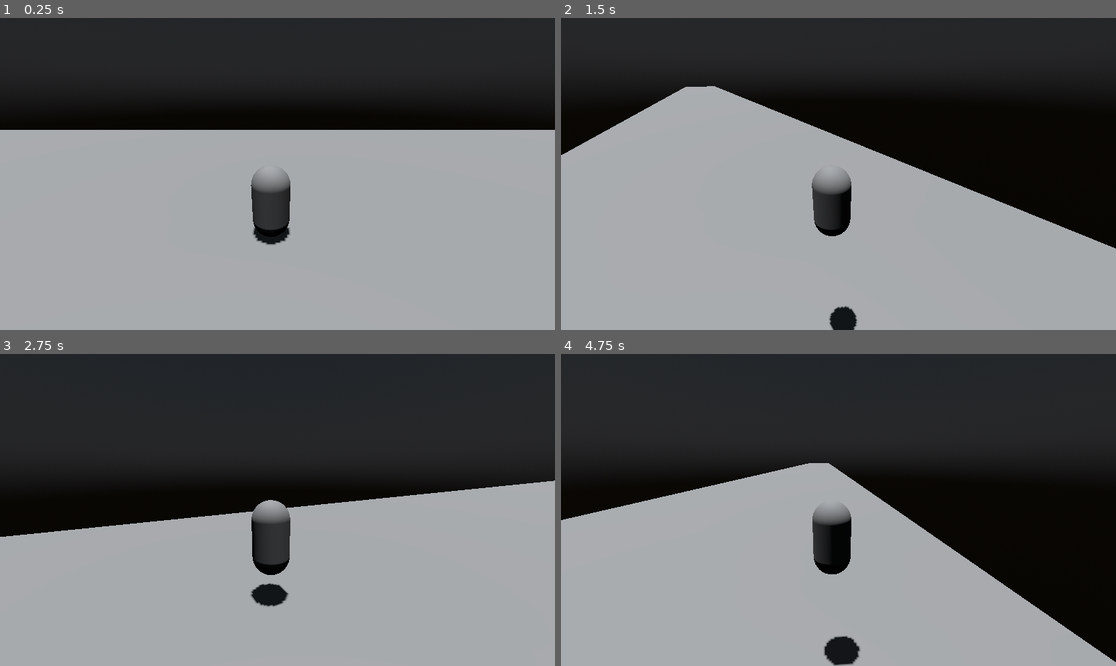
Above: before the commit, frames 1-4 (two rows, left to right).
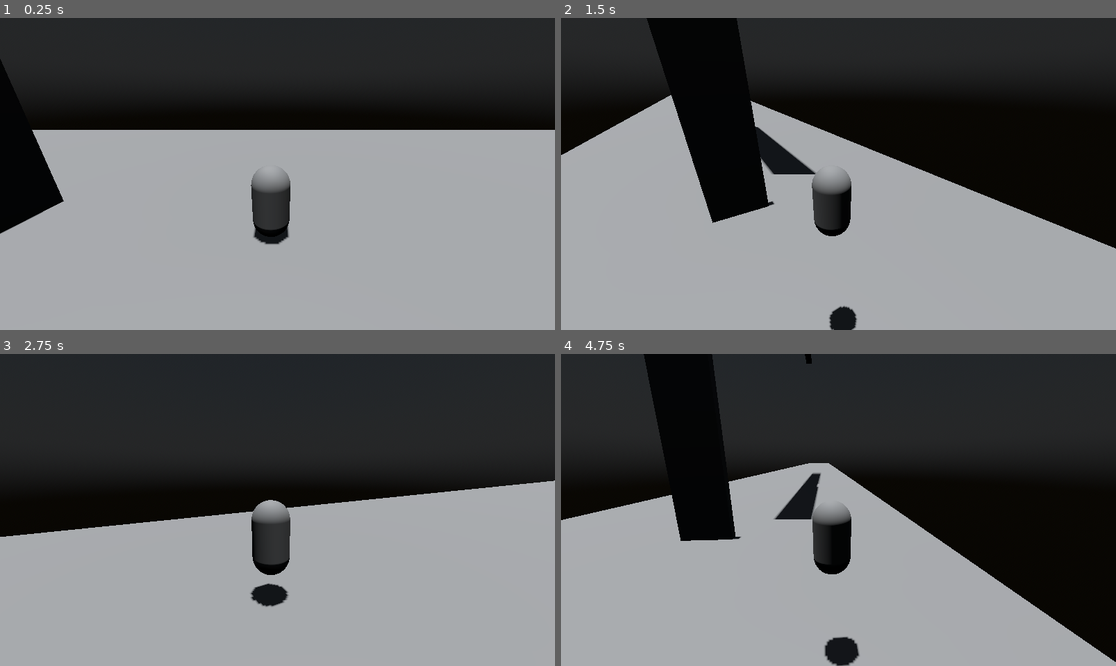
Above: after the commit, the same moments.

Repository: froguish/pizza-tower-3d
Game: Godot game, scene res://world.tscn
Same seed, same stepped clock (60 frames per second), same inputs: the game is played once before the commit and once after it.
Inputs (mouse positions are in pixels of both pictures, inside the frame that each line leads up to):
- Up to frame 1 (0.25 s): no input
- Up to frame 2 (1.5 s): tap Enter at 0.5 s; move the mouse to (866, 174) at 0.52 s; hold Shift (run) 0.53-1.28 s; hold W (move_up) from 0.53 s (still down); tap Space (jump) at 0.77, 0.8, 1.07, 1.35 s; move the mouse to (810, 174) at 1.27 s
- Up to frame 3 (2.75 s): keep holding W (move_up); tap Space (jump) at 1.52, 1.82, 2.3 s; tap Shift (run) at 1.55 s; move the mouse to (288, 503) at 2.02 s; hold Shift (run) from 2.03 s (still down)
- Up to frame 4 (4.75 s): keep holding W (move_up); move the mouse to (832, 516) at 2.77 s; release Shift (run) at 2.78 s; tap Shift (run) at 2.85, 4.35 s; tap Space (jump) at 3.02, 3.32, 3.6, 3.77, 4.07, 4.52 s; move the mouse to (877, 513) at 3.52 s; move the mouse to (794, 506) at 4.27 s

The runs differ from the first frame. In frame 1, 2.8% of the frame differs, in the area x 0-53%, y 13-73%; in frame 2, 8.8%, in the area x 15-97%, y 0-100%; in frame 3, less than 0.1%; in frame 4, 6.4%.

Commit message:
Add files via upload

Diff:
--- a/Air.gd
+++ b/Air.gd
@@ -17,7 +17,7 @@
 		if !player.buffer.is_stopped():
 			player.velocity.y = player.JUMP_VELOCITY
 			player.buffer.stop()
-		elif player.get_input_direction() == Vector2.ZERO:
+		elif Vector2(player.velocity.x, player.velocity.z) == Vector2.ZERO:
 			state_machine.transition_to("Idle")
 		elif player.mach == 2:
 			state_machine.transition_to("Mach2")
@@ -32,3 +32,6 @@
 			player.velocity.y = player.JUMP_VELOCITY
 		else:
 			player.buffer.start()
+	elif player.is_on_wall_only() and (player.mach > 0 or wasMach1):
+		wasMach1 = false
+		state_machine.transition_to("WallRun")
--- a/Mach1.gd
+++ b/Mach1.gd
@@ -17,7 +17,7 @@
 		state_machine.transition_to("Air", {do_jump = true})
 	elif !Input.is_action_pressed("run"):
 		state_machine.transition_to("Walk")
-	elif player.get_input_direction() == Vector2.ZERO:
+	elif Vector2(player.velocity.x, player.velocity.z) == Vector2.ZERO:
 		state_machine.transition_to("Idle")
 	elif player.Mach2.is_stopped():
 		state_machine.transition_to("Mach2")
--- a/Mach2.gd
+++ b/Mach2.gd
@@ -17,7 +17,7 @@
 		state_machine.transition_to("Air", {do_jump = true})
 	elif !Input.is_action_pressed("run"):
 		state_machine.transition_to("Walk")
-	elif player.get_input_direction() == Vector2.ZERO:
+	elif Vector2(player.velocity.x, player.velocity.z) == Vector2.ZERO:
 		state_machine.transition_to("Idle")
 	elif player.Mach3.is_stopped():
 		state_machine.transition_to("Mach3")
--- a/Mach3.gd
+++ b/Mach3.gd
@@ -16,5 +16,5 @@
 		state_machine.transition_to("Air", {do_jump = true})
 	elif !Input.is_action_pressed("run"):
 		state_machine.transition_to("Walk")
-	elif player.get_input_direction() == Vector2.ZERO:
+	elif Vector2(player.velocity.x, player.velocity.z) == Vector2.ZERO:
 		state_machine.transition_to("Idle")
--- a/Walk.gd
+++ b/Walk.gd
@@ -14,7 +14,7 @@
 
 	if Input.is_action_just_pressed("jump"):
 		state_machine.transition_to("Air", {do_jump = true})
-	elif player.get_input_direction() == Vector2.ZERO:
+	elif Vector2(player.velocity.x, player.velocity.z) == Vector2.ZERO:
 		state_machine.transition_to("Idle")
 	elif Input.is_action_just_pressed("run"):
 		state_machine.transition_to("Mach1")
--- /dev/null
+++ b/WallJump.gd
@@ -0,0 +1,22 @@
+extends PlayerState
+
+func enter(msg := {}) -> void:
+	player.velocity.y = player.JUMP_VELOCITY
+	player.move_and_slide()
+
+func physics_update(delta: float) -> void:
+	player.velocity.x = -player.direction.x * player.SPEED
+	player.velocity.z = -player.direction.z * player.SPEED
+	player.velocity.y -= player.gravity * delta
+	player.move_and_slide()
+
+	if player.is_on_floor():
+		match (player.mach):
+			0:
+				state_machine.transition_to("Walk")
+			1:
+				state_machine.transition_to("Mach1")
+			2:
+				state_machine.transition_to("Mach2")
+			3:
+				state_machine.transition_to("Mach3")
--- /dev/null
+++ b/WallRun.gd
@@ -0,0 +1,25 @@
+extends PlayerState
+
+func physics_update(delta: float) -> void:
+	player.move(delta)
+	player.wallrun()
+
+	if !player.is_on_wall_only():
+		player.velocity.y = 0
+		match (player.mach):
+			0:
+				state_machine.transition_to("Walk")
+			1:
+				state_machine.transition_to("Mach1")
+			2:
+				state_machine.transition_to("Mach2")
+			3:
+				state_machine.transition_to("Mach3")
+	elif Input.is_action_just_pressed("jump"):
+		state_machine.transition_to("WallJump")
+	elif Vector2(player.velocity.x, player.velocity.z) == Vector2.ZERO:
+		state_machine.transition_to("Air")
+	elif !Input.is_action_pressed("run"):
+		player.velocity = Vector3.ZERO
+		player.mach = 0
+		state_machine.transition_to("Air")
--- a/player.gd
+++ b/player.gd
@@ -12,7 +12,7 @@
 var input_dir
 var direction
 
-var mach
+var mach = 0
 
 # Get the gravity from the project settings to be synced with RigidBody nodes.
 var gravity = ProjectSettings.get_setting("physics/3d/default_gravity")
@@ -22,6 +22,7 @@
 @onready var buffer = $buffer
 @onready var Mach2 = $Mach2
 @onready var Mach3 = $Mach3
+@onready var checkWall = $checkWall
 
 func _ready():
 	Input.mouse_mode = 2
@@ -69,10 +70,16 @@
 
 	velocity.y -= gravity * delta
 
-	#if mach == 1:
-	#	velocity.x = clamp(velocity.x, -direction.x * MAX_SPEED, direction.x * MAX_SPEED)
-	#	velocity.z = clamp(velocity.z, -direction.z * MAX_SPEED, direction.z * MAX_SPEED)
-
 	move_and_slide()
 
-	print(velocity)
+	#print(velocity)
+	#print(mach)
+
+func wallrun():
+	var multiplier = 1
+	match (mach):
+		2:
+			multiplier = 9
+		3:
+			multiplier = 15
+	velocity.y = SPEED * multiplier
--- a/player.tscn
+++ b/player.tscn
@@ -8,6 +8,8 @@
 [ext_resource type="Script" path="res://Mach1.gd" id="6_tjxxt"]
 [ext_resource type="Script" path="res://Mach2.gd" id="7_p1evq"]
 [ext_resource type="Script" path="res://Mach3.gd" id="8_23eqv"]
+[ext_resource type="Script" path="res://WallRun.gd" id="9_3dvp3"]
+[ext_resource type="Script" path="res://WallJump.gd" id="10_pmtv4"]
 
 [sub_resource type="CapsuleShape3D" id="CapsuleShape3D_rcdlh"]
 
@@ -21,6 +23,10 @@
 
 [node name="MeshInstance3D" type="MeshInstance3D" parent="."]
 mesh = SubResource("CapsuleMesh_0lfjq")
+
+[node name="checkWall" type="RayCast3D" parent="."]
+transform = Transform3D(1, 0, 0, 0, 1, 0, 0, 0, 1, 0, 0.429268, -1.91939)
+target_position = Vector3(0, -2.46, 4.83)
 
 [node name="CameraBase" type="Node3D" parent="."]
 
@@ -39,7 +45,7 @@
 one_shot = true
 
 [node name="Mach3" type="Timer" parent="."]
-wait_time = 2.0
+wait_time = 3.0
 one_shot = true
 
 [node name="StateMachine" type="Node" parent="."]
@@ -63,3 +69,9 @@
 
 [node name="Mach3" type="Node" parent="StateMachine"]
 script = ExtResource("8_23eqv")
+
+[node name="WallRun" type="Node" parent="StateMachine"]
+script = ExtResource("9_3dvp3")
+
+[node name="WallJump" type="Node" parent="StateMachine"]
+script = ExtResource("10_pmtv4")
--- a/world.tscn
+++ b/world.tscn
@@ -16,7 +16,13 @@
 background_mode = 2
 sky = SubResource("Sky_w8xdc")
 
+[sub_resource type="BoxMesh" id="BoxMesh_0pnbd"]
+
+[sub_resource type="BoxShape3D" id="BoxShape3D_n1cip"]
+size = Vector3(140.846, 0.556025, 3.62328)
+
 [node name="world" type="Node3D"]
+transform = Transform3D(1, 0, 0, 0, 1, 0, 0, 0, 1, 1.45947, 3.05176e-05, 0.534119)
 
 [node name="StaticBody3D" type="StaticBody3D" parent="."]
 
@@ -36,3 +42,25 @@
 [node name="DirectionalLight3D" type="DirectionalLight3D" parent="."]
 transform = Transform3D(1, 0, 0, 0, 0.0764583, 0.997073, 0, -0.997073, 0.0764583, 0, 7.14161, 1.11674)
 shadow_enabled = true
+
+[node name="StaticBody3D2" type="StaticBody3D" parent="."]
+transform = Transform3D(1, 0, 0, 0, 1, 0, 0, 0, 1, -7.91816, 1.58813, 0)
+
+[node name="MeshInstance3D" type="MeshInstance3D" parent="StaticBody3D2"]
+transform = Transform3D(-6.15657e-06, 0.556, 0, -140.846, -2.43035e-08, 0, 0, 0, 3.623, 0, 0, 0)
+mesh = SubResource("BoxMesh_0pnbd")
+
+[node name="CollisionShape3D" type="CollisionShape3D" parent="StaticBody3D2"]
+transform = Transform3D(-4.37114e-08, 1, 0, -1, -4.37114e-08, 0, 0, 0, 1, 0, 0, 0)
+shape = SubResource("BoxShape3D_n1cip")
+
+[node name="StaticBody3D3" type="StaticBody3D" parent="."]
+transform = Transform3D(-0.0256011, -0.999672, 0, 0.999672, -0.0256011, 0, 0, 0, 1, -78.1763, 69.9943, 0)
+
+[node name="MeshInstance3D" type="MeshInstance3D" parent="StaticBody3D3"]
+transform = Transform3D(-6.15657e-06, 0.556, 0, -140.846, -2.43035e-08, 0, 0, 0, 3.623, 0, 0, 0)
+mesh = SubResource("BoxMesh_0pnbd")
+
+[node name="CollisionShape3D" type="CollisionShape3D" parent="StaticBody3D3"]
+transform = Transform3D(-4.37114e-08, 1, 0, -1, -4.37114e-08, 0, 0, 0, 1, 0, 0, 0)
+shape = SubResource("BoxShape3D_n1cip")
Not shown: 1 places in player.tscn that only renumber resources
Not shown: 1 places in world.tscn that only renumber resources
